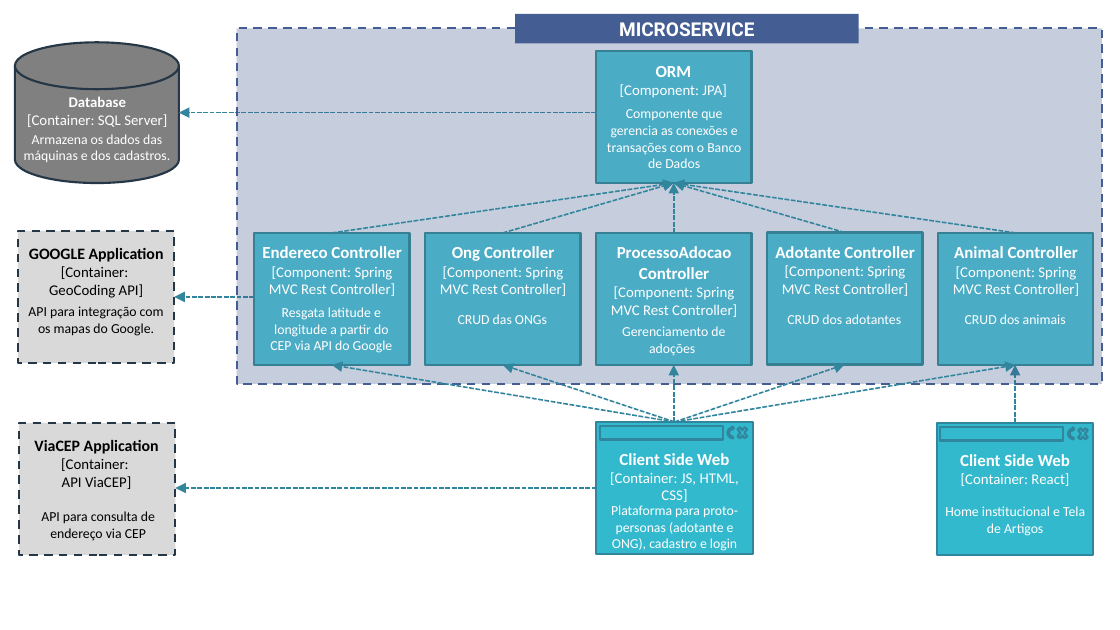
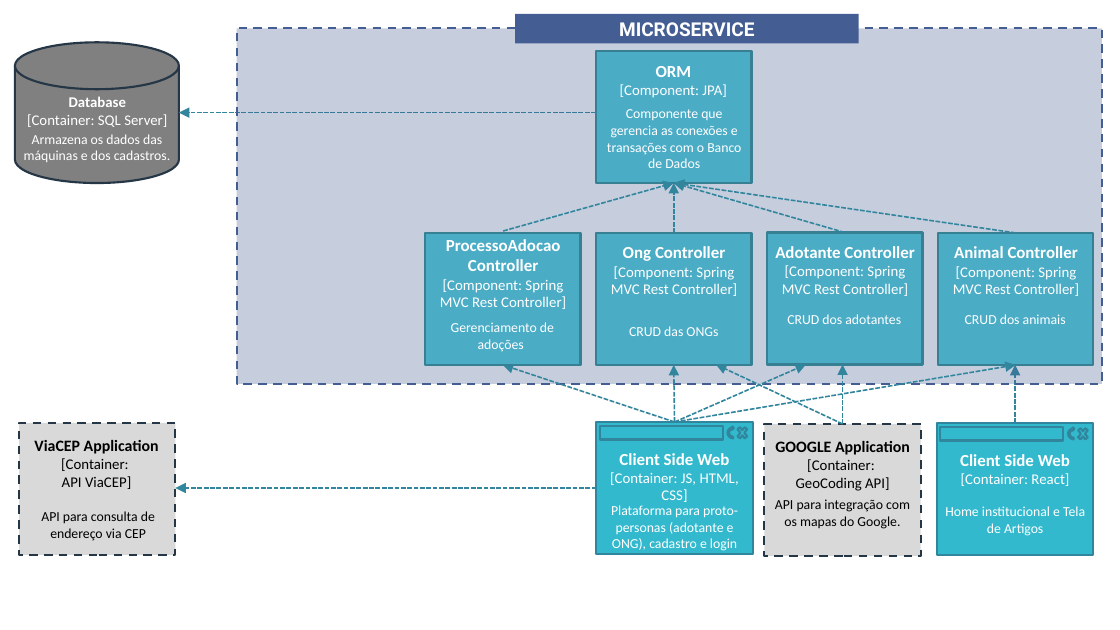
Before and after one commit to Pederzini/miaudote, a slide deck: slide 3 of Documentos/Arquitetura/Arquitetura_MiauDote.pptx. Drawn at 1120x630 pixels with LibreOffice and Linux fonts; fonts in the diff are those of the drawing. Boxes give left, top, right and bottom in pixels: in the first picture for what was removed or moved away, otherwise in the second. Text is boxed around its words. In the diff, an @@ line names an element or a change of style, - is before the commit and + after.

Commit message:
Ajusta arquitetura de componentes

```diff
--- a/Documentos/Arquitetura/Arquitetura_MiauDote.pptx
+++ b/Documentos/Arquitetura/Arquitetura_MiauDote.pptx
@@ arrow removed from (332, 233) to (674, 183) @@
@@ rectangle removed at (254, 233, 409, 365) @@
@@ text "ProcessoAdocao Controller": place and size @@
-text "ProcessoAdocao Controller" at (440, 246, 566, 296)
+text "ProcessoAdocao Controller" at (440, 239, 566, 309)
@@ text at (446, 239, 561, 271): text changed @@
-Ong Controller
+ProcessoAdocao Controller
@@ text removed at (262, 246, 401, 296) @@
-Endereco Controller
-[Component: Spring MVC Rest Controller]
@@ text at (623, 246, 725, 261): text changed @@
-ProcessoAdocao Controller
+Ong Controller
@@ arrow removed from (254, 297) to (174, 297) @@
@@ text removed at (270, 307, 393, 353) @@
-Resgata latitude e longitude a partir do CEP via API do Google
@@ text "Gerenciamento de adoções": place and size @@
-text "Gerenciamento de adoções" at (622, 326, 725, 356)
+text "Gerenciamento de adoções" at (451, 322, 554, 352)
@@ text "CRUD das ONGs": place and size @@
-text "CRUD das ONGs" at (458, 314, 547, 324)
+text "CRUD das ONGs" at (629, 326, 718, 336)
@@ arrow removed from (674, 422) to (332, 365) @@
@@ arrow moved from (674, 422) - (845, 364) to (674, 422) - (806, 364) @@
@@ arrow added from (843, 424) to (716, 364), #31859C 1.5 pt dashed @@
@@ arrow added from (843, 424) to (843, 364), #31859C 1.5 pt dashed @@
@@ 2 texts, 1 rectangle: place and size @@
-2 texts, 1 rectangle at (18, 231, 174, 363)
+2 texts, 1 rectangle at (764, 424, 920, 556)
```
Also in this commit, not shown: 1 other slide changed.
